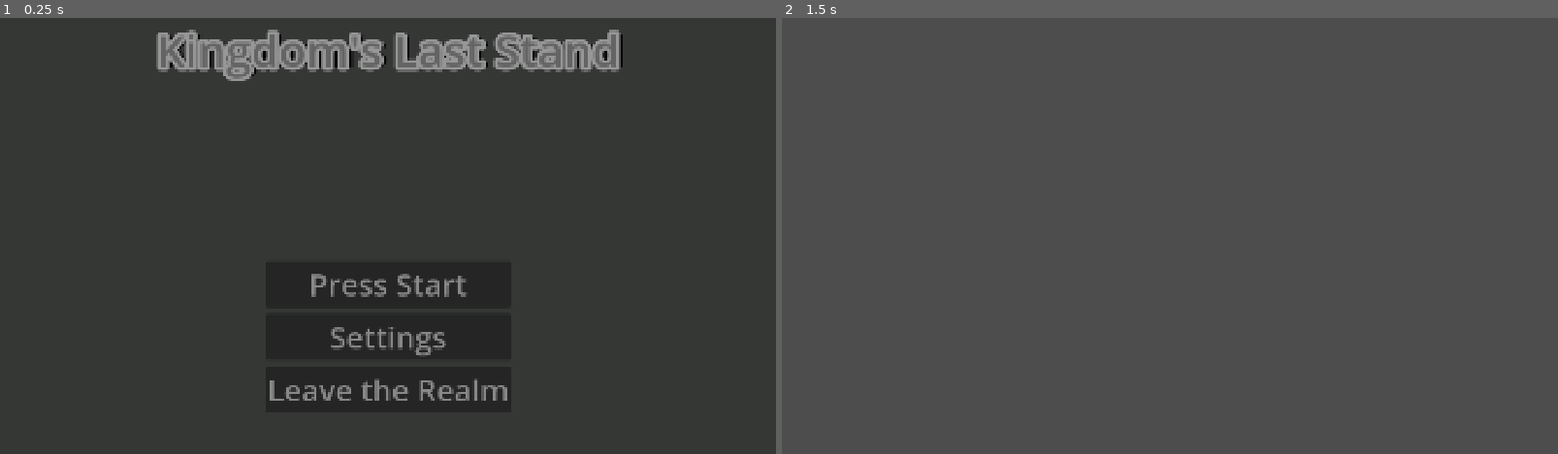
Above: before the commit, frames 1-2 (left to right).
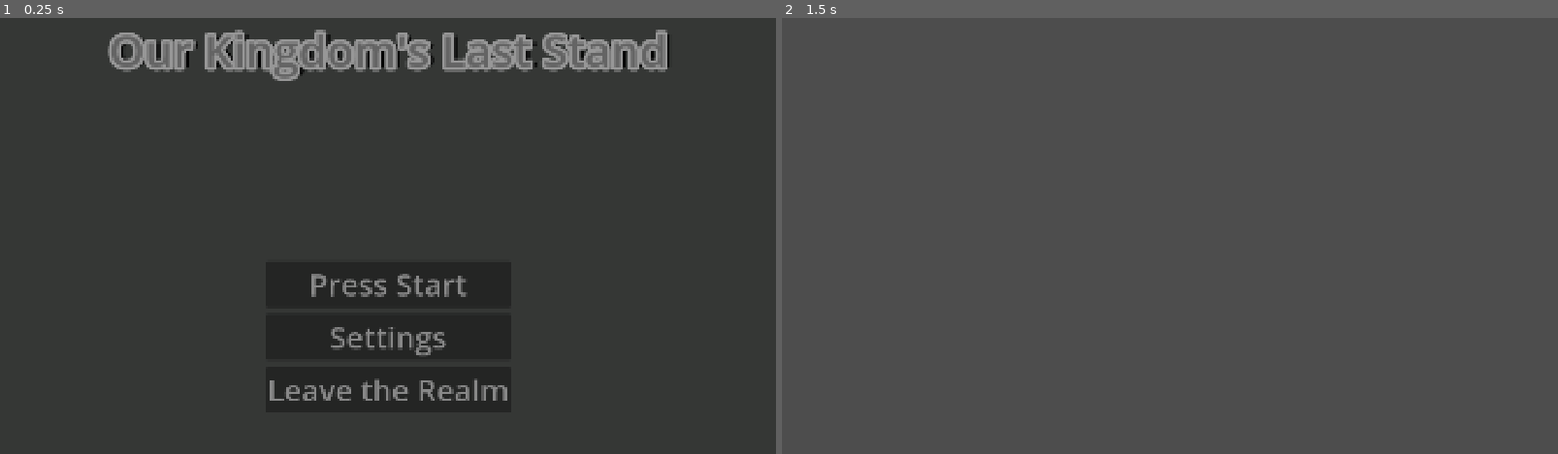
Above: after the commit, the same moments.

Repository: KH951-ARU/MOD009717_godot
Game: Godot game, scene res://main_menu.tscn
The game is run twice, just before and just after one commit, with the same random seed, the same clock (stepped at 60 frames per second) and the same inputs.
Inputs:
- Up to frame 1 (0.25 s): no input
- Up to frame 2 (1.5 s): click "Press Start" at 0.5 s; tap Enter at 1.25 s

The runs differ from the first frame. In frame 1, 4.3% of the frame differs, in the area x 13-87%, y 2-15%; in frame 2, nothing differs.

Commit message:
step 3 The level selection has been obtain

Diff:
--- a/levels/1.tscn
+++ b/levels/1.tscn
@@ -1,3 +1,3 @@
 [gd_scene format=3 uid="uid://mxispojtylqn"]
 
-[node name="Node3D" type="Node3D"]
+[node name="Node2D" type="Node2D"]
--- /dev/null
+++ b/levels/2.tscn
@@ -0,0 +1,3 @@
+[gd_scene format=3 uid="uid://1yykpwsjpkxb"]
+
+[node name="Node3D" type="Node3D"]
--- /dev/null
+++ b/levels/3.tscn
@@ -0,0 +1,3 @@
+[gd_scene format=3 uid="uid://umb3netndq2b"]
+
+[node name="Node3D" type="Node3D"]
--- /dev/null
+++ b/levels/4.tscn
@@ -0,0 +1,3 @@
+[gd_scene format=3 uid="uid://buf3p8fc31lvq"]
+
+[node name="Node3D" type="Node3D"]
--- /dev/null
+++ b/levels/5.tscn
@@ -0,0 +1,3 @@
+[gd_scene format=3 uid="uid://deov560r3mkg5"]
+
+[node name="Node3D" type="Node3D"]
--- /dev/null
+++ b/levels/6.tscn
@@ -0,0 +1,3 @@
+[gd_scene format=3 uid="uid://besk7wcorpawt"]
+
+[node name="Node3D" type="Node3D"]
--- /dev/null
+++ b/levels/7.tscn
@@ -0,0 +1,3 @@
+[gd_scene format=3 uid="uid://cb00543q7aqtw"]
+
+[node name="Node3D" type="Node3D"]
--- /dev/null
+++ b/levels/8.tscn
@@ -0,0 +1,3 @@
+[gd_scene format=3 uid="uid://hpqio7s2xrqj"]
+
+[node name="Node3D" type="Node3D"]
--- /dev/null
+++ b/levels/9.tscn
@@ -0,0 +1,3 @@
+[gd_scene format=3 uid="uid://bhd3gwmnlwwuu"]
+
+[node name="Node3D" type="Node3D"]
--- a/main_menu.tscn
+++ b/main_menu.tscn
@@ -17,7 +17,7 @@
 theme_override_constants/outline_size = 34
 theme_override_constants/shadow_outline_size = -16
 theme_override_font_sizes/font_size = 111
-text = "Kingdom's Last Stand"
+text = "Our Kingdom's Last Stand"
 horizontal_alignment = 1
 
 [node name="CenterContainer" type="CenterContainer" parent="."]
